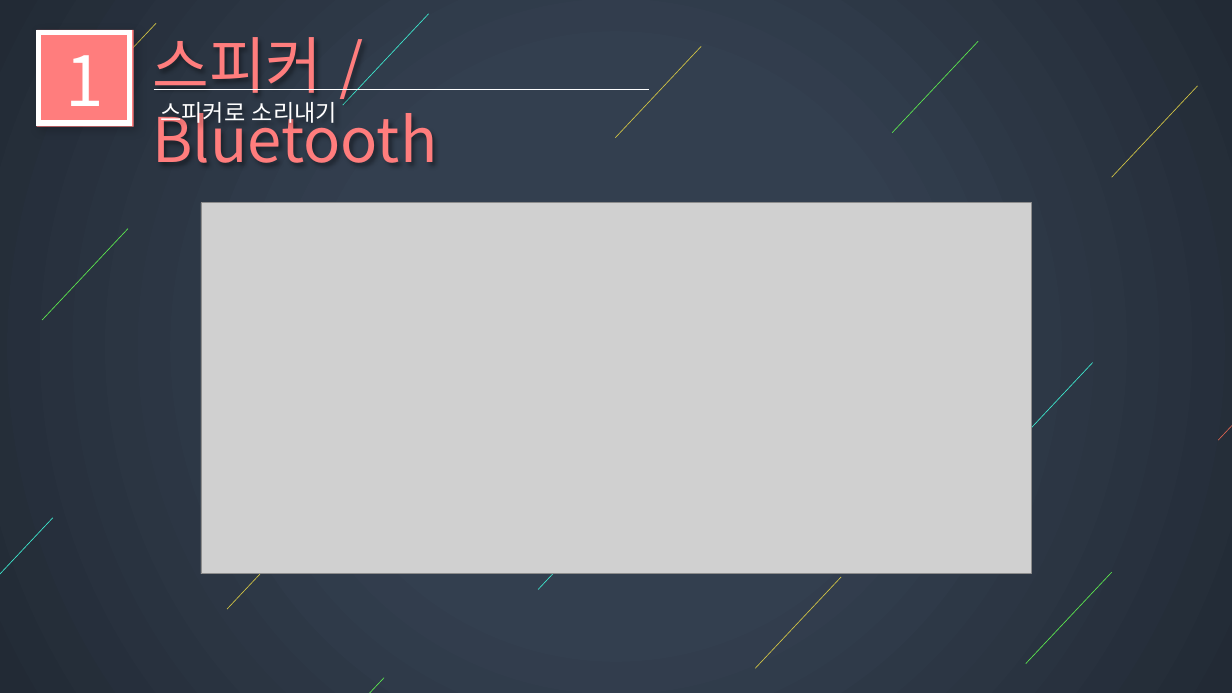
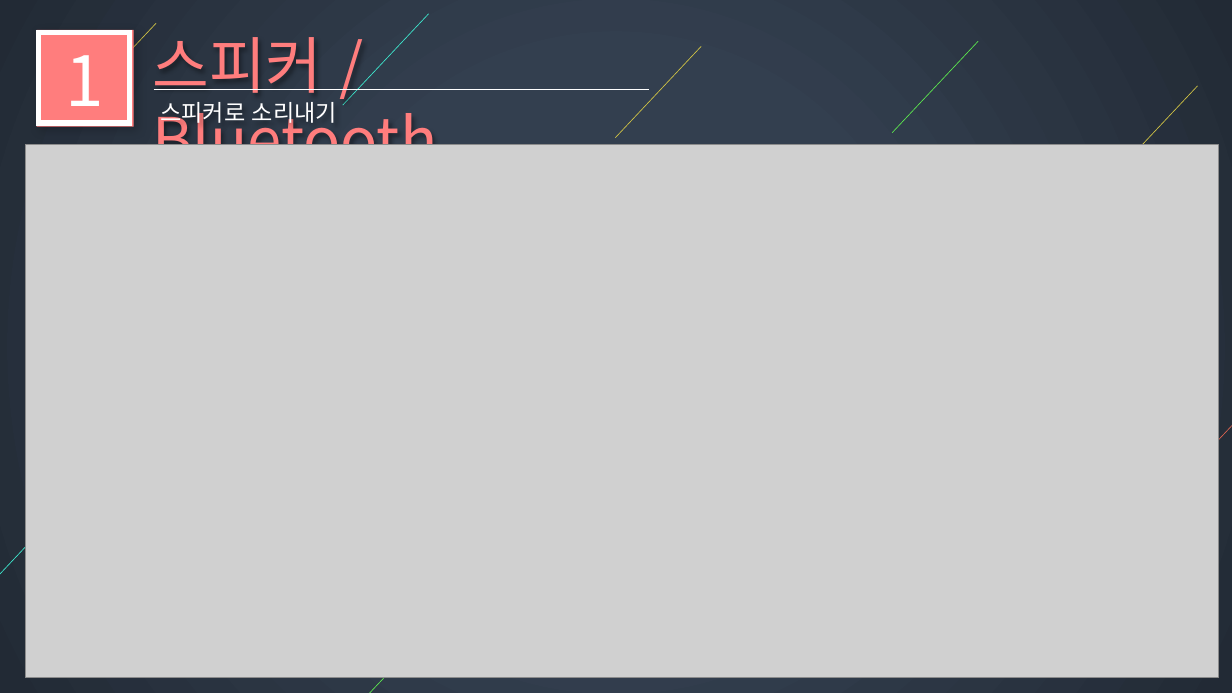
Before and after one commit to I-got-new-RC-car-bro/LecturePlan, a slide deck: slide 8 of lecture_plan/6차시/presentation/6차시 ppt.pptx. Drawn at 1232x693 pixels with LibreOffice and Linux fonts; fonts in the diff are those of the drawing; grey boxes stand for pictures; background and template pictures are left out. Boxes give left, top, right and bottom in pixels: in the first picture for what was removed or moved away, otherwise in the second. Text is boxed around its words. In the diff, an @@ line names an element or a change of style, - is before the commit and + after.

Commit message:
Modify ppt

```diff
--- a/lecture_plan/6차시/presentation/6차시 ppt.pptx
+++ b/lecture_plan/6차시/presentation/6차시 ppt.pptx
@@ picture: place and size @@
-picture at <box>201,202,1031,574</box>
+picture at <box>26,144,1219,677</box>
@@ line removed from (128, 228) to (43, 320) @@
@@ line removed from (1093, 362) to (1007, 454) @@
@@ line removed from (624, 498) to (538, 590) @@
@@ line removed from (313, 518) to (227, 609) @@
@@ line removed from (841, 577) to (755, 668) @@
@@ line removed from (1112, 572) to (1026, 664) @@
```
Also in this commit, not shown: 2 other slides changed, 1 other file.
